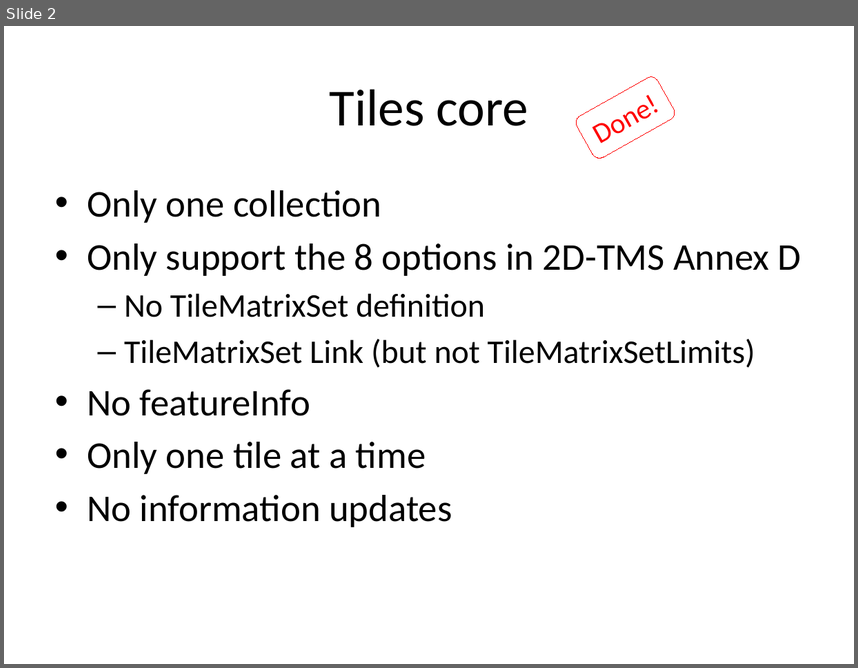
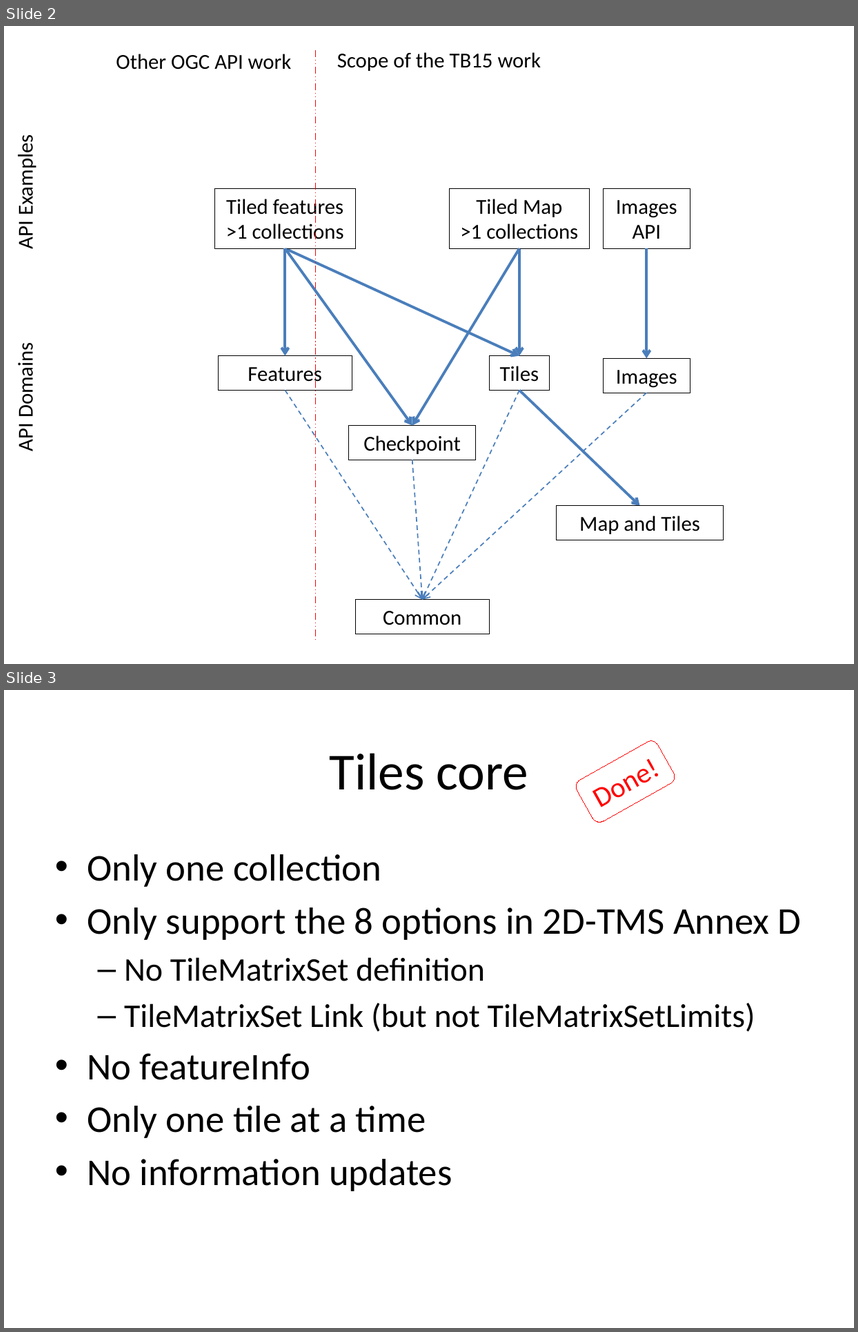
Before and after one commit to opengeospatial/ogcapi-maps, a slide deck: standard/images/diagrams.pptx. Shown one above the other, each under a label of ours: slide 2 before the commit, slides 2 and 3 after it. The pictures are 858x668 and 858x1332 pixels, drawn with LibreOffice and Linux fonts; fonts in the diff are those of the drawing. Boxes give left, top, right and bottom in pixels: in the first picture for what was removed or moved away, otherwise in the second. Text is boxed around its words. In the diff, an @@ line names an element or a change of style, - is before the commit and + after.

Commit message:
Added checkpoint in the OpenAPI examples

```diff
--- a/standard/images/diagrams.pptx
+++ b/standard/images/diagrams.pptx
@@ slide 2 added at (x1=4, y1=26, x2=854, y2=664), background #FFFFFF @@
@@ text added at (x1=116, y1=54, x2=292, y2=69), 18 pt, text #000000 @@
+Other OGC API work
@@ line added from (315, 51) to (315, 639), #FF0000 0.75 pt dashed @@
@@ text added at (x1=337, y1=52, x2=542, y2=71), 18 pt, text #000000 @@
+Scope of the TB15 work
@@ text added at (x1=12, y1=143, x2=38, y2=248), 18 pt, text #000000 @@
+API Examples
@@ rectangle added at (x1=215, y1=188, x2=355, y2=249), fill #FFFFFF, outline #000000 0.75 pt, 18 pt, text #000000 @@
+Tiled features
+>1 collections
@@ rectangle added at (x1=450, y1=188, x2=590, y2=249), fill #FFFFFF, outline #000000 0.75 pt, 18 pt, text #000000 @@
+Tiled Map
+>1 collections
@@ rectangle added at (x1=604, y1=188, x2=690, y2=249), fill #FFFFFF, outline #000000 0.75 pt, 18 pt, text #000000 @@
+Images API
@@ arrow added from (286, 249) to (519, 356), #4B7EBC 2.25 pt @@
@@ arrow added from (286, 249) to (286, 356), #4B7EBC 2.25 pt @@
@@ arrow added from (286, 249) to (412, 425), #4B7EBC 2.25 pt @@
@@ arrow added from (519, 249) to (412, 425), #4B7EBC 2.25 pt @@
@@ arrow added from (519, 249) to (519, 356), #4B7EBC 2.25 pt @@
@@ arrow added from (646, 249) to (646, 359), #4B7EBC 2.25 pt @@
@@ text added at (x1=12, y1=351, x2=38, y2=450), 18 pt, text #000000 @@
+API Domains
@@ rectangle added at (x1=218, y1=356, x2=352, y2=390), outline #000000 0.75 pt, 18 pt, text #000000 @@
+Features
@@ rectangle added at (x1=489, y1=356, x2=550, y2=390), outline #000000 0.75 pt, 18 pt, text #000000 @@
+Tiles
@@ rectangle added at (x1=604, y1=359, x2=690, y2=392), outline #000000 0.75 pt, 18 pt, text #000000 @@
+Images
@@ arrow added from (286, 390) to (422, 599), #4B7EBC 1 pt dashed @@
@@ arrow added from (519, 390) to (422, 599), #4B7EBC 1 pt dashed @@
@@ arrow added from (646, 392) to (422, 599), #4B7EBC 1 pt dashed @@
@@ arrow added from (519, 390) to (640, 506), #4B7EBC 2.25 pt @@
@@ rectangle added at (x1=349, y1=425, x2=477, y2=459), fill #FFFFFF, outline #000000 0.75 pt, 18 pt, text #000000 @@
+Checkpoint
@@ arrow added from (412, 459) to (422, 599), #4B7EBC 1 pt dashed @@
@@ rectangle added at (x1=557, y1=506, x2=724, y2=539), fill #FFFFFF, outline #000000 0.75 pt, 18 pt, text #000000 @@
+Map and Tiles
@@ rectangle added at (x1=355, y1=599, x2=488, y2=633), outline #000000 0.75 pt, 18 pt, text #000000 @@
+Common
@@ what was slide 2 is now slide 3 @@
```
Also in this commit, not shown: 1 slide changed, 2 other slides added, 4 other files.
